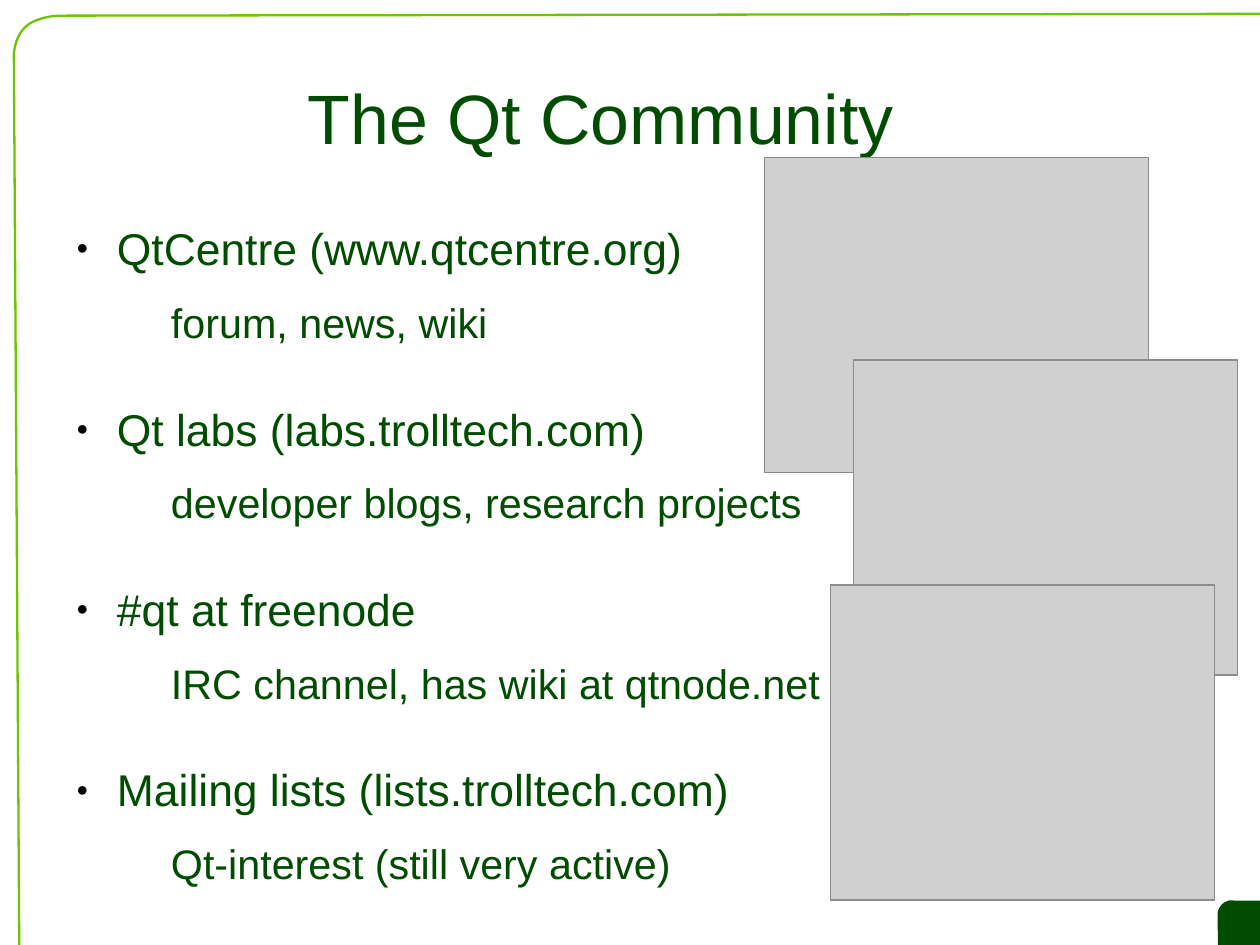
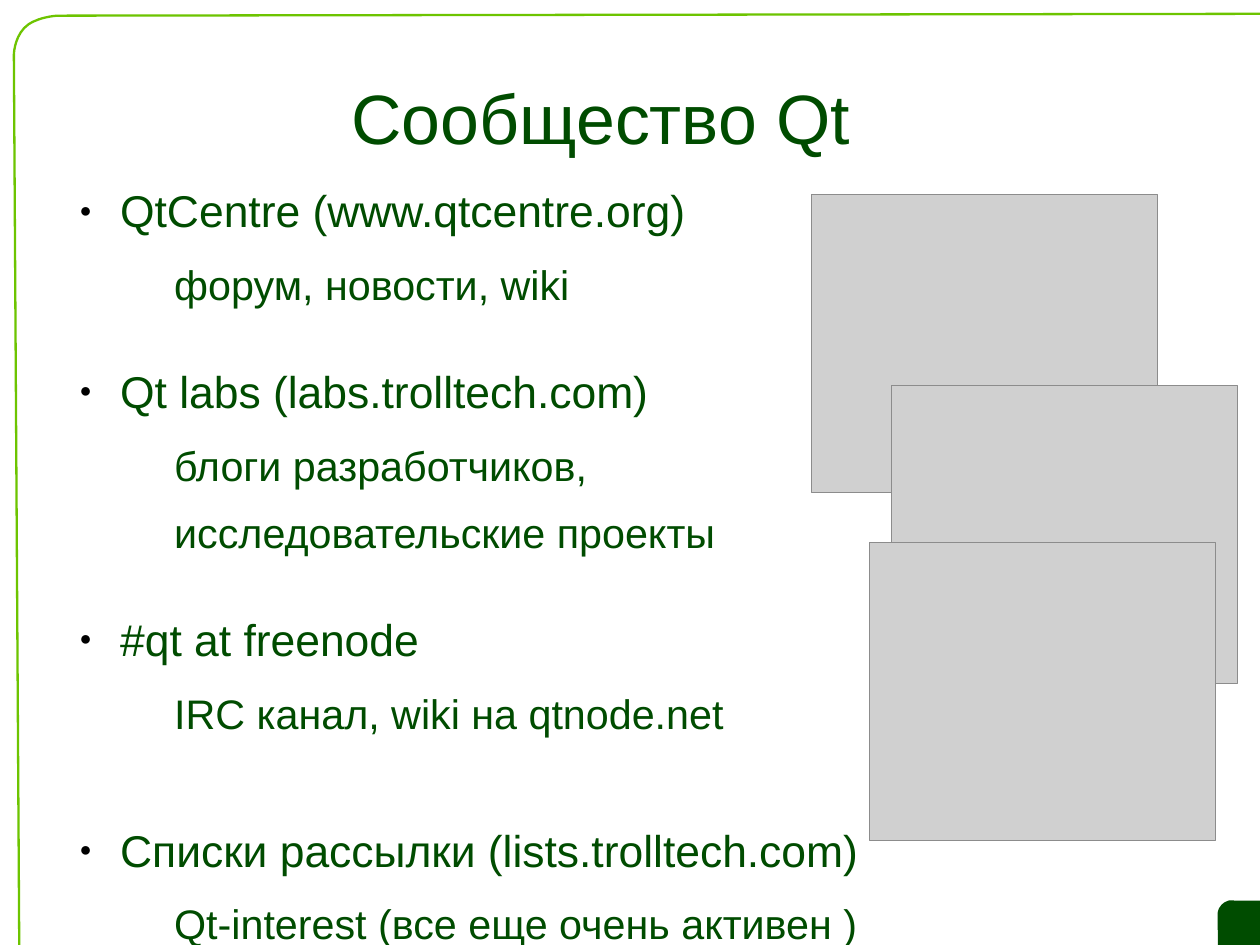
Before and after one commit to saa/qecm, a slide deck: slide 23 of L1/L1 Slides.odp. Drawn at 1260x945 pixels with LibreOffice and Linux fonts; fonts in the diff are those of the drawing; grey boxes stand for pictures; background and template pictures are left out. Boxes give left, top, right and bottom in pixels: in the first picture for what was removed or moved away, otherwise in the second. Text is boxed around its words. In the diff, an @@ line names an element or a change of style, - is before the commit and + after.

Commit message:
First attempt. For number of elements I had to change positions, just a bit. All changes described in L1/changes. Question about second slide with copyrights is still open.

```diff
--- a/L1/L1 Slides.odp
+++ b/L1/L1 Slides.odp
@@ title at (352, 93, 851, 157): text changed @@
-The Qt Community
+Сообщество Qt
@@ text "QtCentre (www.qtcentre.org)": place and size @@
-text "QtCentre (www.qtcentre.org)" at (117, 232, 820, 887)
+text "QtCentre (www.qtcentre.org)" at (120, 194, 858, 945)
@@ picture: place and size @@
-picture at (765, 158, 1149, 473)
+picture at (812, 194, 1158, 493)
@@ text at (174, 270, 570, 308): text changed @@
-  forum, news, wiki
+  форум, новости, wiki
@@ picture: place and size @@
-picture at (853, 360, 1237, 676)
+picture at (892, 386, 1238, 685)
@@ text at (174, 450, 715, 556): text changed @@
-  developer blogs, research projects
+  блоги разработчиков,
+  исследовательские проекты
@@ picture: place and size @@
-picture at (831, 585, 1215, 901)
+picture at (870, 542, 1217, 840)
@@ text at (120, 699, 858, 945): text changed @@
-  IRC channel, has wiki at qtnode.net
-● Mailing lists (lists.trolltech.com)
-  Qt-interest (still very active)
+  IRC канал, wiki на qtnode.net
+● Списки рассылки (lists.trolltech.com)
+  Qt-interest (все еще очень активен )
```
Also in this commit, not shown: 14 other slides changed, 9 slides added, 9 slides removed, 1 other file.
